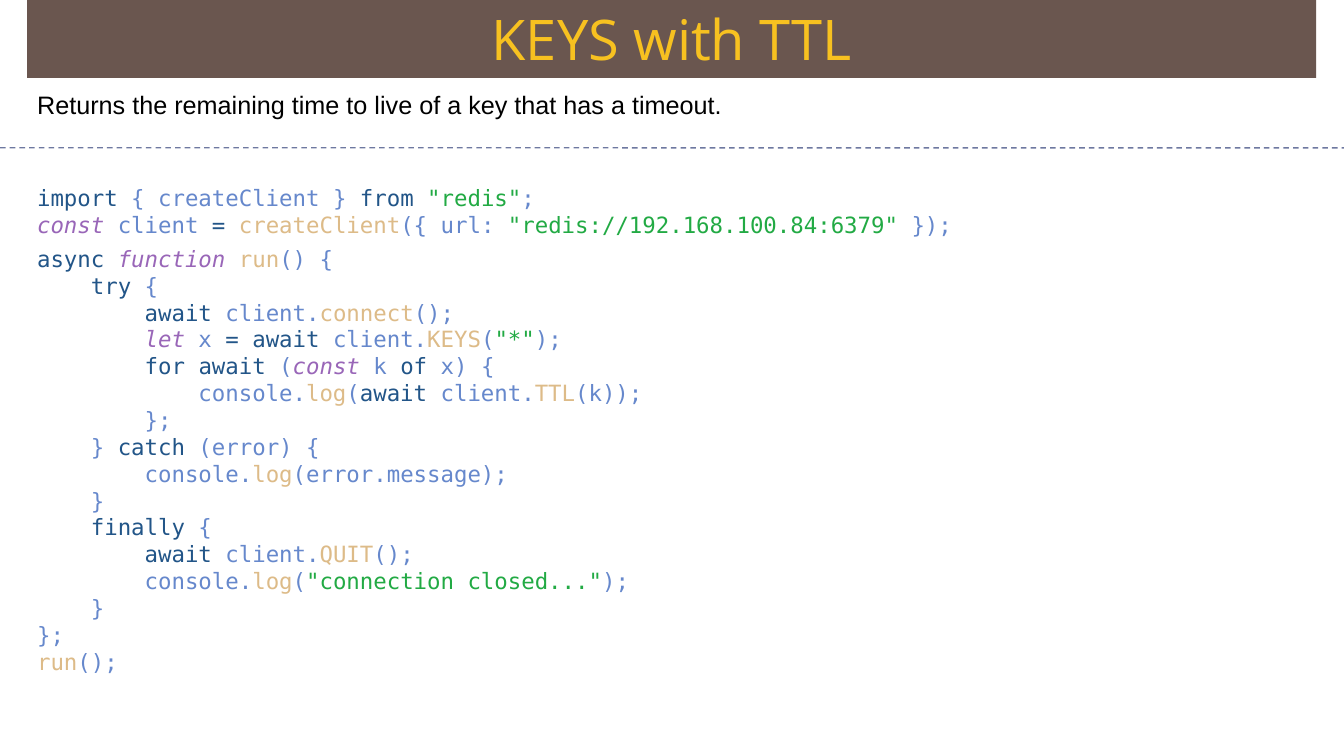
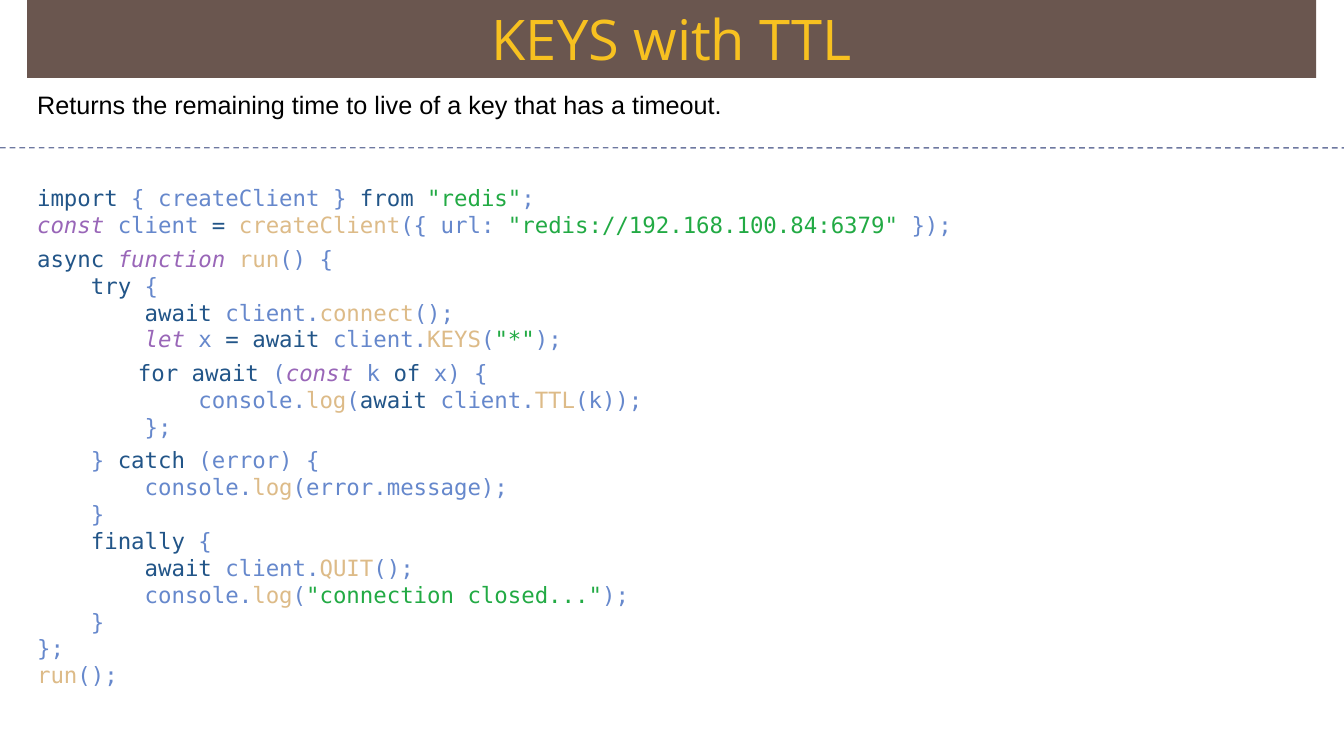
Before and after one commit to Saleel-Bagde/PPT-s, a slide deck: slide 126 of redis Ver2.pptx (slide 125 before the commit). Drawn at 1344x756 pixels with LibreOffice and Linux fonts; fonts in the diff are those of the drawing. Boxes give left, top, right and bottom in pixels: in the first picture for what was removed or moved away, otherwise in the second. Text is boxed around its words. In the diff, an @@ line names an element or a change of style, - is before the commit and + after.

```diff
--- a/redis Ver2.pptx
+++ b/redis Ver2.pptx
@@ text "import { createClient } from ..." rewrapped from <box>37,189,898,673</box> to <box>37,189,898,686</box> @@
```
Also in this commit, not shown: 3 slides added.
